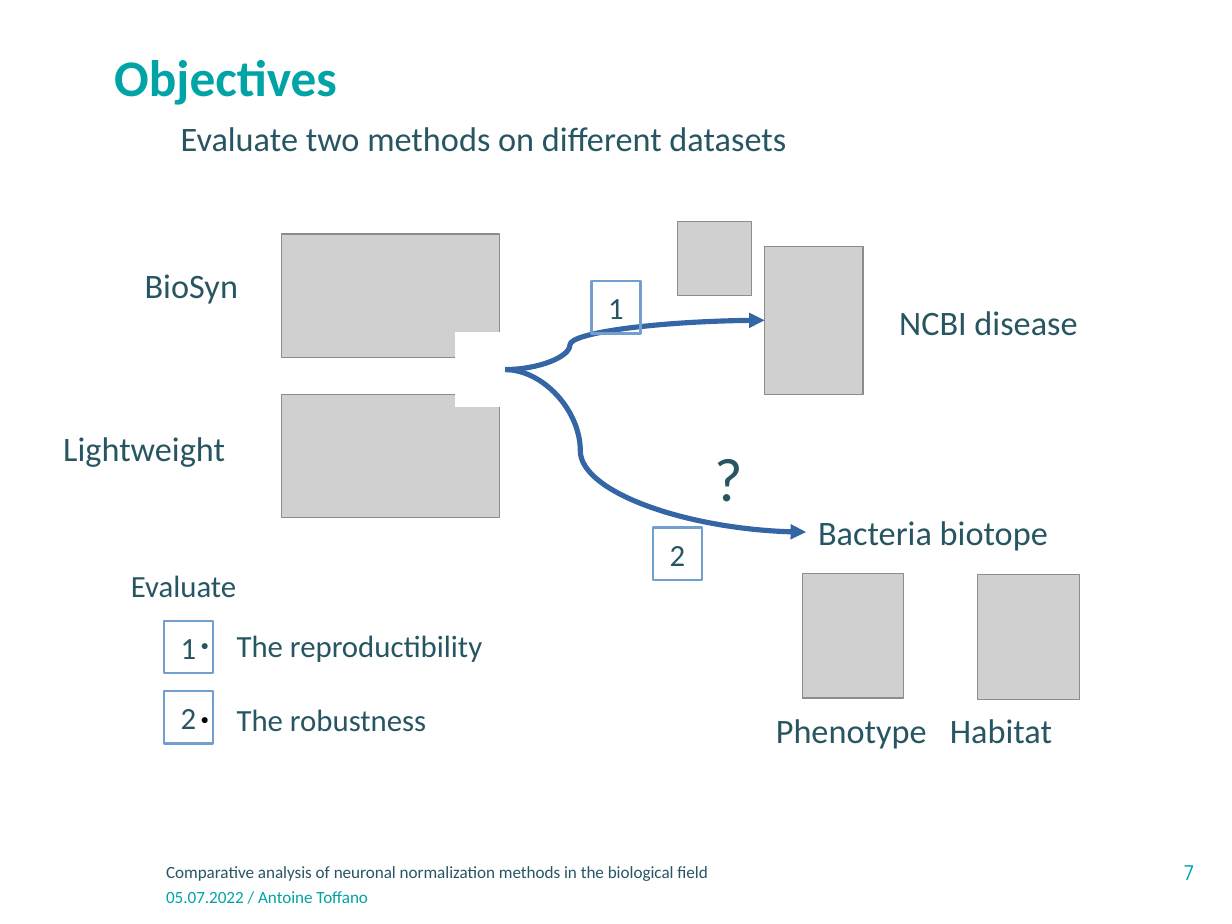
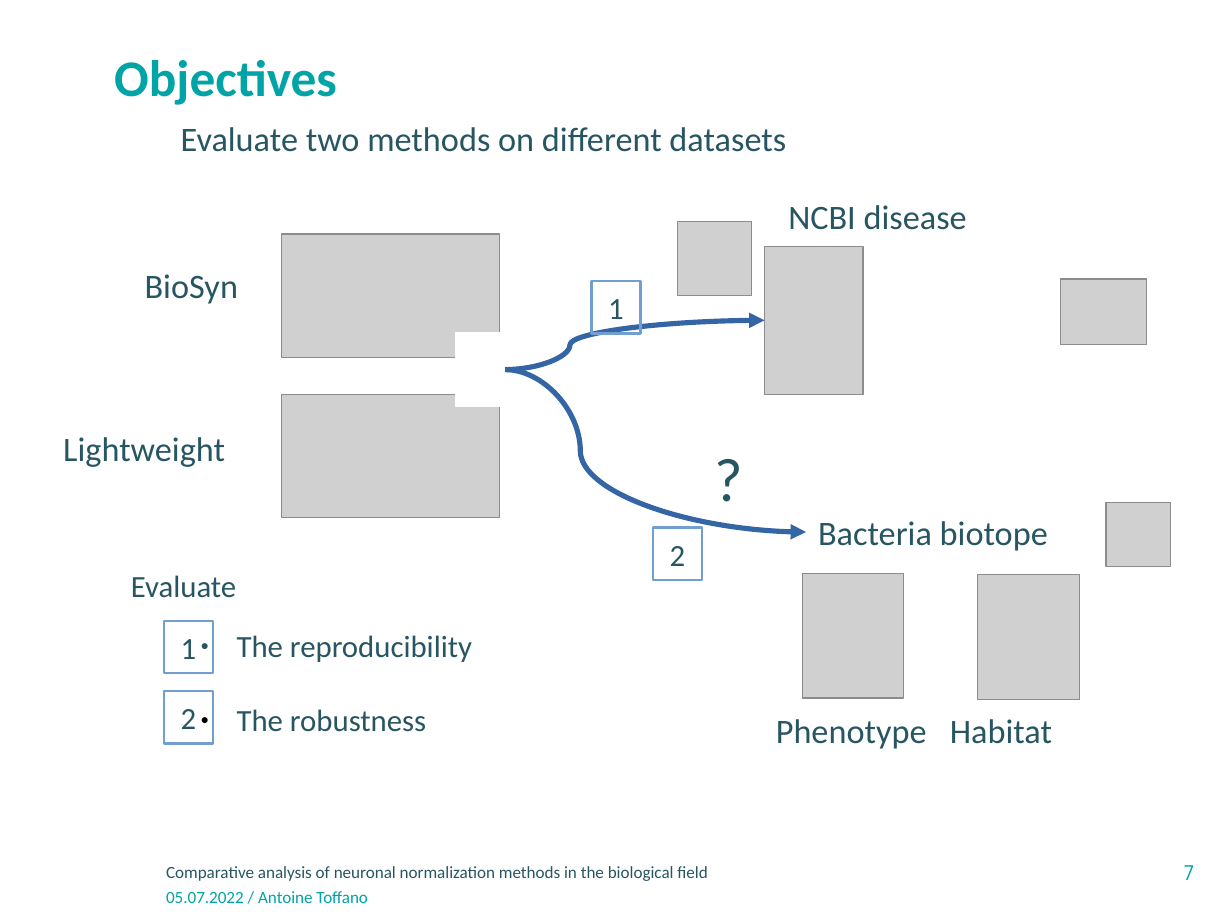
Before and after one commit to atoffano/entity-norm, a slide deck: slide 7 of Presentation-INRAE-format classique_v3.odp. Drawn at 1232x924 pixels with LibreOffice and Linux fonts; fonts in the diff are those of the drawing; grey boxes stand for pictures; background and template pictures are left out. Boxes give left, top, right and bottom in pixels: in the first picture for what was removed or moved away, otherwise in the second. Text is boxed around its words. In the diff, an @@ line names an element or a change of style, - is before the commit and + after.

```diff
--- a/Presentation-INRAE-format classique_v3.odp
+++ b/Presentation-INRAE-format classique_v3.odp
@@ text "NCBI disease": place and size @@
-text "NCBI disease" at box(899, 311, 1077, 336)
+text "NCBI disease" at box(788, 205, 967, 230)
@@ picture added at box(1061, 278, 1147, 345) @@
@@ picture added at box(1106, 503, 1170, 567) @@
@@ text at box(237, 635, 472, 662): text changed @@
-● The reproductibility
+● The reproducibility
```
Also in this commit, not shown: 12 other slides changed, 1 slide added, 1 slide removed, 3 other files.
